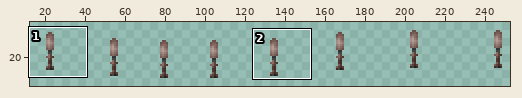
Sprite sheet: Resources/AwesomeGuns/Weapons/ROCKET_LAUNCHER/Handobs_S_Rocket.gif. The picture above shows the old version from afar; the outline marks the close-up.
Close-up. Before the commit:
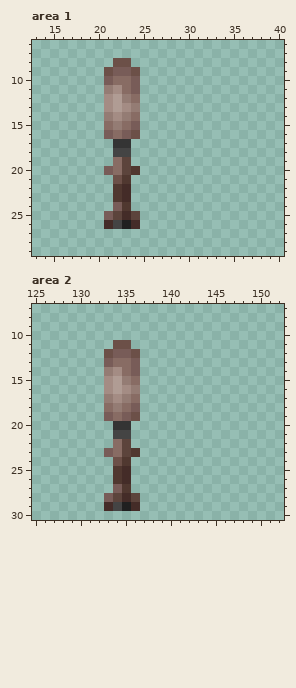
The file is 256x40 pixels. Shown: area 1: x 13..40, y 6..29; area 2: x 125..152, y 7..30. The wide view leaves out empty margins. The commit also changed other parts of the picture, which this record leaves out.
Once edited:
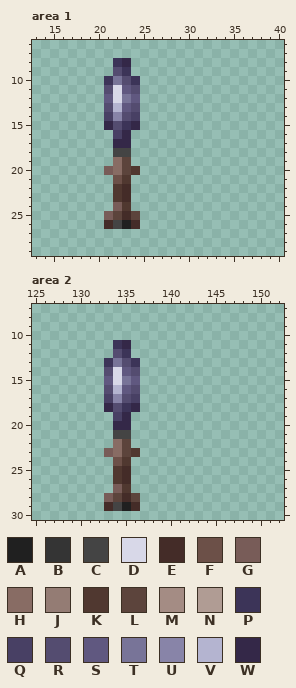
Palette (. is transparent): A #202020  B #343434  C #444444  D #d8d8e8  E #442c28  F #6c5048  G #785c58  H #886c64  J #947c74  K #503830  L #5c443c  M #a48c84  N #b09c94  P #3c3458  Q #484064  R #544c70  S #605880  T #787498  U #8884a8  V #b4b4d0  W #342848
The edit:
{"where": "area 1"}
{"y":8,"x":22,"old":"FF","new":"PW"}
{"y":9,"x":21,"old":"FGGF","new":".RP."}
{"y":10,"x":21,"old":"GHHG","new":"PTRP"}
{"y":11,"x":21,"old":"JMHG","new":"RDSR"}
{"y":12,"x":21,"old":"MNJH","new":"SDTS"}
{"y":13,"x":21,"old":"MNMJ","new":"RVSR"}
{"y":14,"x":21,"old":"JMJH","new":"QURQ"}
{"y":15,"x":21,"old":"HJHG","new":"WRPW"}
{"y":16,"x":21,"old":"GHGF","new":".QW."}
{"y":17,"x":22,"old":"BB","new":"WW"}
{"where": "area 2"}
{"y":11,"x":134,"old":"FF","new":"PW"}
{"y":12,"x":133,"old":"FGGF","new":".RP."}
{"y":13,"x":133,"old":"GHHG","new":"PTRP"}
{"y":14,"x":133,"old":"JMHG","new":"RDSR"}
{"y":15,"x":133,"old":"MNJH","new":"SDTS"}
{"y":16,"x":133,"old":"MNMJ","new":"RVSR"}
{"y":17,"x":133,"old":"JMJH","new":"QURQ"}
{"y":18,"x":133,"old":"HJHG","new":"WRPW"}
{"y":19,"x":133,"old":"GHGF","new":".QW."}
{"y":20,"x":134,"old":"BB","new":"WW"}
{"label":"changed","picture_box":[104,58,140,148]}
{"label":"changed","picture_box":[104,340,140,430]}
